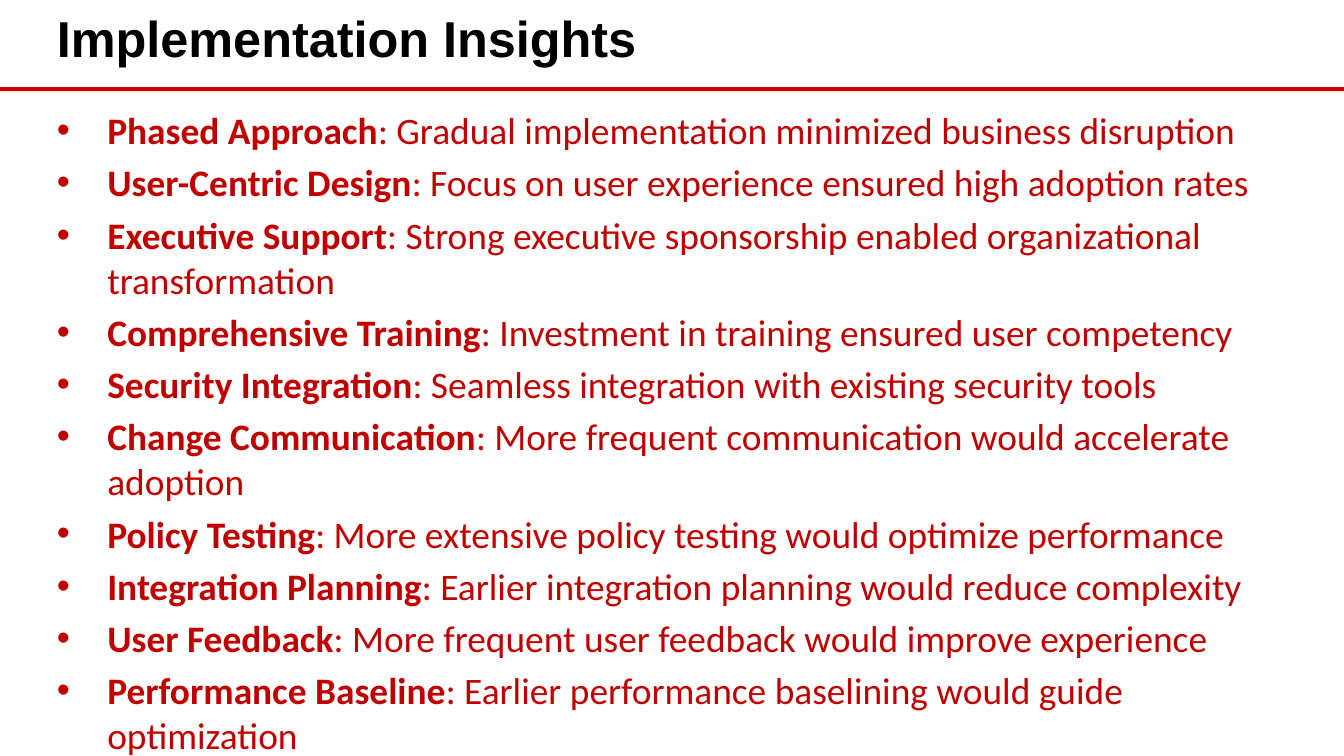
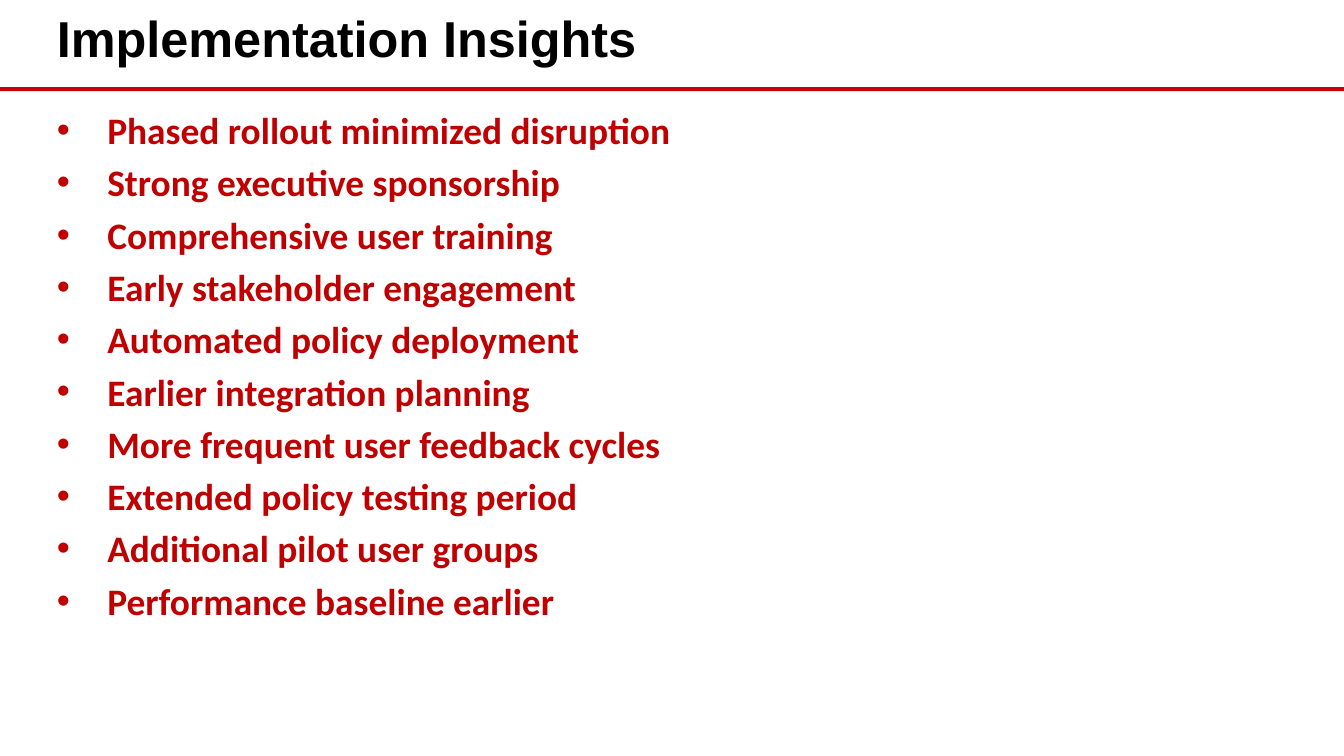
Before and after one commit to eoframework/solutions, a slide deck: slide 6 of solutions/cisco/cyber-security/secure-access/delivery/closeout-presentation.pptx (slide 24 before the commit). Drawn at 1344x756 pixels with LibreOffice and Linux fonts; fonts in the diff are those of the drawing; background and template pictures are left out. Boxes give left, top, right and bottom in pixels: in the first picture for what was removed or moved away, otherwise in the second. Text is boxed around its words. In the diff, an @@ line names an element or a change of style, - is before the commit and + after.

```diff
--- a/solutions/cisco/cyber-security/secure-access/delivery/closeout-presentation.pptx
+++ b/solutions/cisco/cyber-security/secure-access/delivery/closeout-presentation.pptx
@@ text at [107,117,670,616]: text changed; bold on @@
-• Phased Approach: Gradual implementation minimized business disruption
-• User-Centric Design: Focus on user experience ensured high adoption rates
-• Executive Support: Strong executive sponsorship enabled organizational transformation
-• Comprehensive Training: Investment in training ensured user competency
-• Security Integration: Seamless integration with existing security tools
-• Change Communication: More frequent communication would accelerate adoption
-• Policy Testing: More extensive policy testing would optimize performance
-• Integration Planning: Earlier integration planning would reduce complexity
-• User Feedback: More frequent user feedback would improve experience
-• Performance Baseline: Earlier performance baselining would guide optimization
+• Phased rollout minimized disruption
+• Strong executive sponsorship
+• Comprehensive user training
+• Early stakeholder engagement
+• Automated policy deployment
+• Earlier integration planning
+• More frequent user feedback cycles
+• Extended policy testing period
+• Additional pilot user groups
+• Performance baseline earlier
```
Also in this commit, not shown: 3 other slides changed, 5 slides added, 28 slides removed, 15 other files.
